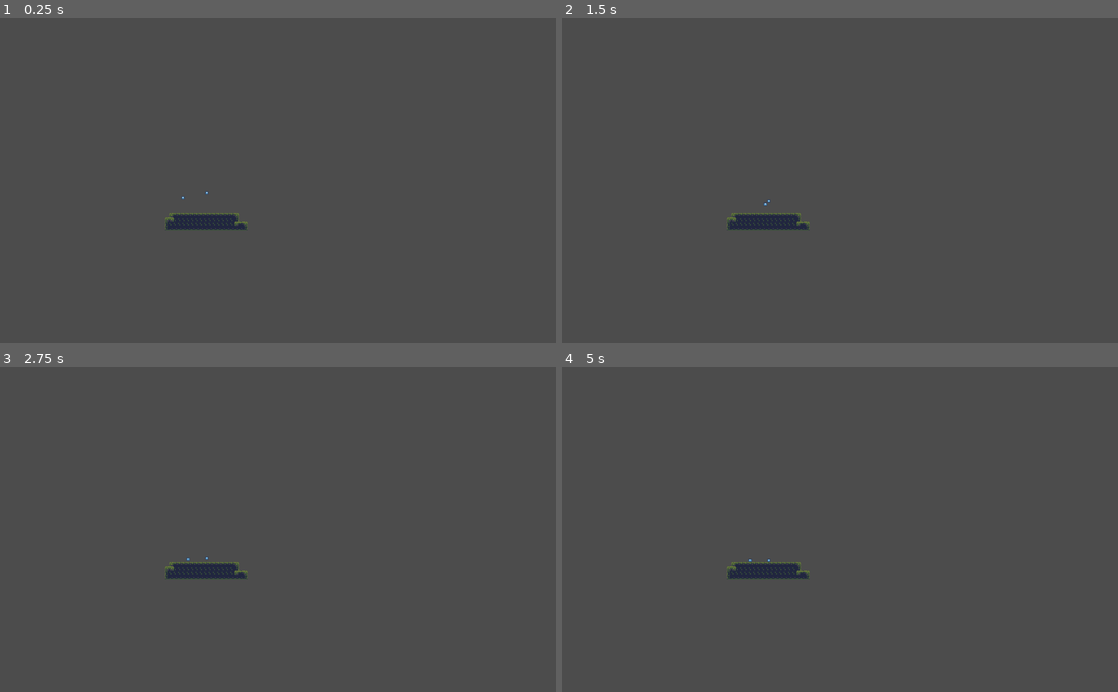
Above: before the commit, frames 1-4 (two rows, left to right).
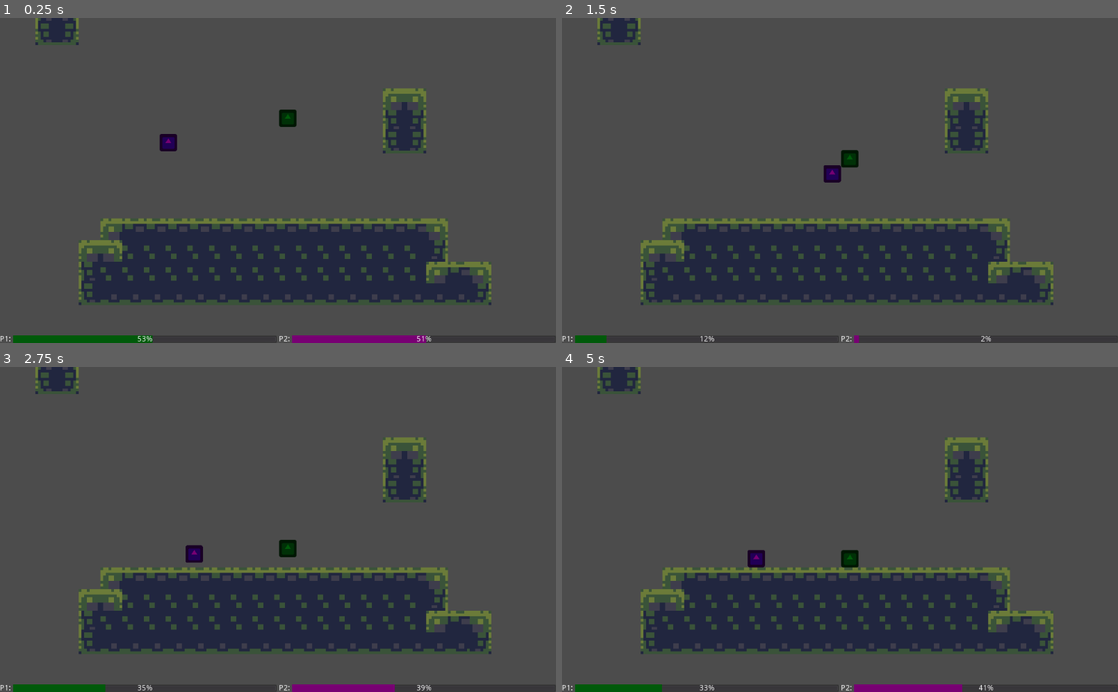
Above: after the commit, the same moments.

Repository: KaizNike/Youtube-Tutorial
Game: Godot game, scene res://src/scenes/GameNode.tscn
Two runs of this game, one before a commit and one after it. Both use one fixed random seed, a clock stepped at 60 frames per second and the inputs below. The project has no main scene, so this scene is started directly. The engine's default icon, where the game draws it, is replaced by a stand-in: a white triangle on a blue panel in a dark square.
Inputs:
- Up to frame 1 (0.25 s): no input
- Up to frame 2 (1.5 s): hold D (player_two_right) from 0.53 s (still down); tap W (player_two_jump) at 0.77 s
- Up to frame 3 (2.75 s): tap W (player_two_jump) at 1.52 s; release D (player_two_right) at 2.03 s; hold A (player_two_left) from 2.03 s (still down)
- Up to frame 4 (5 s): release A (player_two_left) at 2.78 s; hold D (player_two_right) 2.78-4.28 s; tap W (player_two_jump) at 3.02, 3.77, 4.52 s; hold A (player_two_left) from 4.28 s (still down)

The runs differ from the first frame. In frame 1, 18% of the frame differs, in the area x 0-100%, y 0-100%; in frame 2, 17%; in frame 3, 17%; in frame 4, 17%.

Commit message:
End of video Upload - v1
Odd gameplay for two.
- UI + Themes

Diff:
--- /dev/null
+++ b/Youtube UI + Platformer Example Game/src/scenes/GameNode.gd
@@ -0,0 +1,34 @@
+extends Node
+
+var distPlayerBasis = 16
+var distOriginBasis = 100
+
+
+# Take in distance
+# Take in distance from center
+# If too far from center die
+# If too far from center and other die
+
+
+# Called when the node enters the scene tree for the first time.
+func _ready():
+	pass # Replace with function body.
+
+
+# Called every frame. 'delta' is the elapsed time since the previous frame.
+#func _process(delta):
+#	pass
+
+
+func _physics_process(delta):
+	var distFromOther = $Player.position - $Player2.position
+	distFromOther = abs(distFromOther.x) + abs(distFromOther.y)
+	var play1Dist = $Player.position - $Position2D.position
+	play1Dist = abs(play1Dist.x) + abs(play1Dist.y)
+	var play2Dist = $Player2.position - $Position2D.position
+	play2Dist = abs(play2Dist.x) + abs(play2Dist.y)
+
+#	print("DistOther: " + str(distFromOther) + " 1: " + str(play1Dist) + " 2: " + str(play2Dist))
+
+	$CanvasLayer/GameNodeUI/HSplitContainer/ProgressBar.value = int(distFromOther) % 100
+	$CanvasLayer/GameNodeUI/HSplitContainer/ProgressBar2.value = int(play2Dist) % 100
--- a/Youtube UI + Platformer Example Game/src/scenes/GameNode.tscn
+++ b/Youtube UI + Platformer Example Game/src/scenes/GameNode.tscn
@@ -1,15 +1,37 @@
-[gd_scene load_steps=3 format=2]
+[gd_scene load_steps=5 format=2]
 
 [ext_resource path="res://src/scenes/TileMap.tscn" type="PackedScene" id=1]
 [ext_resource path="res://src/characters/Player.tscn" type="PackedScene" id=2]
+[ext_resource path="res://src/ui/GameNodeUI.tscn" type="PackedScene" id=3]
+[ext_resource path="res://src/scenes/GameNode.gd" type="Script" id=4]
 
 [node name="GameNode" type="Node"]
+script = ExtResource( 4 )
 
 [node name="TileMap" parent="." instance=ExtResource( 1 )]
 
 [node name="Player" parent="." instance=ExtResource( 2 )]
+modulate = Color( 0, 0.352941, 0.0392157, 1 )
 position = Vector2( 381, 320 )
 
 [node name="Player2" parent="." instance=ExtResource( 2 )]
+modulate = Color( 0.470588, 0, 0.45098, 1 )
 position = Vector2( 337, 329 )
 playerNum = 2
+
+[node name="Camera2D" type="Camera2D" parent="."]
+position = Vector2( 275, 286 )
+anchor_mode = 0
+current = true
+zoom = Vector2( 0.2, 0.2 )
+
+[node name="CanvasLayer" type="CanvasLayer" parent="."]
+
+[node name="GameNodeUI" parent="CanvasLayer" instance=ExtResource( 3 )]
+size_flags_horizontal = 3
+size_flags_vertical = 3
+
+[node name="Position2D" type="Position2D" parent="."]
+position = Vector2( 376, 344 )
+
+[editable path="CanvasLayer/GameNodeUI"]
--- a/Youtube UI + Platformer Example Game/src/scenes/TileMap.tscn
+++ b/Youtube UI + Platformer Example Game/src/scenes/TileMap.tscn
@@ -113,4 +113,4 @@
 tile_set = SubResource( 1 )
 cell_size = Vector2( 8, 8 )
 format = 1
-tile_data = PoolIntArray( 2949159, 0, 0, 2949160, 0, 1, 2949161, 0, …(1251 unchanged characters)…
+tile_data = PoolIntArray( 2031672, 0, 0, 2031673, 0, 1, 2031674, 0, 2, 2097208, 0, 65536, 2097209, 0, 65537, 2097210, 0, 0, 2097211, 0, 1, 2097212, 0, 2, 2162724, 0, 0, 2162725, 0, 2, 2162744, 0, 131072, 2162745, 0, 131073, 2162746, 0, 131073, 2162747, 0, 131073, 2162748, 0, 131074, 2228260, 0, 65536, 2228261, 0, 65538, 2293796, 0, 65536, 2293797, 0, 65538, 2359332, 0, 131072, 2359333, 0, 131074, 2555956, 0, 0, 2555957, 0, 2, 2621492, 0, 65536, 2621493, 0, 65538, 2687028, 0, 131072, 2687029, 0, 131074, 2949159, 0, 0, 2949160, 0, 1, 2949161, 0, …(1251 unchanged characters)…
--- /dev/null
+++ b/Youtube UI + Platformer Example Game/src/ui/GameNodeUI.tscn
@@ -0,0 +1,50 @@
+[gd_scene load_steps=5 format=2]
+
+[sub_resource type="StyleBoxFlat" id=1]
+bg_color = Color( 0, 0.352941, 0.0392157, 1 )
+
+[sub_resource type="Theme" id=2]
+ProgressBar/styles/fg = SubResource( 1 )
+
+[sub_resource type="StyleBoxFlat" id=3]
+bg_color = Color( 0.470588, 0, 0.45098, 1 )
+
+[sub_resource type="Theme" id=4]
+ProgressBar/styles/fg = SubResource( 3 )
+
+[node name="GameNodeUI" type="Control"]
+anchor_right = 1.0
+anchor_bottom = 1.0
+
+[node name="HSplitContainer" type="HBoxContainer" parent="."]
+anchor_top = 1.0
+anchor_right = 1.0
+anchor_bottom = 1.0
+margin_top = -14.0
+
+[node name="Label" type="Label" parent="HSplitContainer"]
+margin_right = 20.0
+margin_bottom = 14.0
+text = "P1:"
+
+[node name="ProgressBar" type="ProgressBar" parent="HSplitContainer"]
+margin_left = 24.0
+margin_right = 510.0
+margin_bottom = 14.0
+size_flags_horizontal = 3
+theme = SubResource( 2 )
+value = 100.0
+
+[node name="Label2" type="Label" parent="HSplitContainer"]
+margin_left = 514.0
+margin_right = 534.0
+margin_bottom = 14.0
+text = "P2:"
+
+[node name="ProgressBar2" type="ProgressBar" parent="HSplitContainer"]
+margin_left = 538.0
+margin_right = 1024.0
+margin_bottom = 14.0
+size_flags_horizontal = 3
+theme = SubResource( 4 )
+value = 100.0
